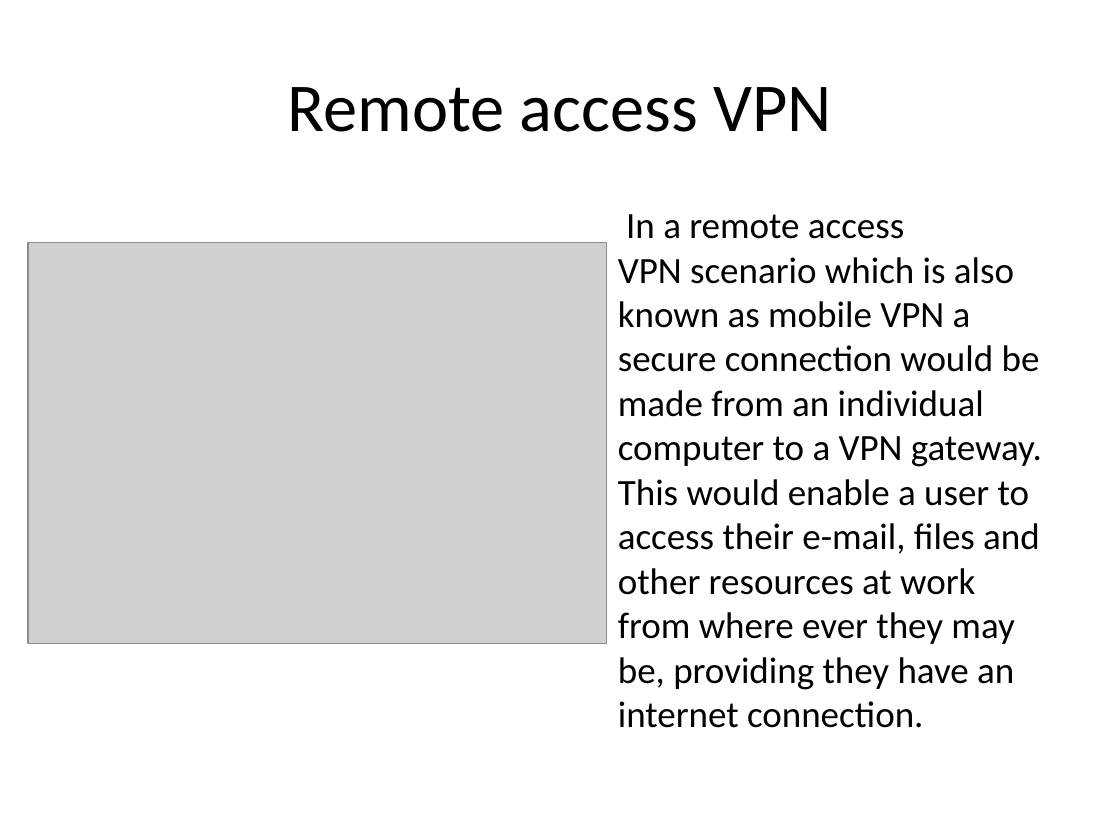
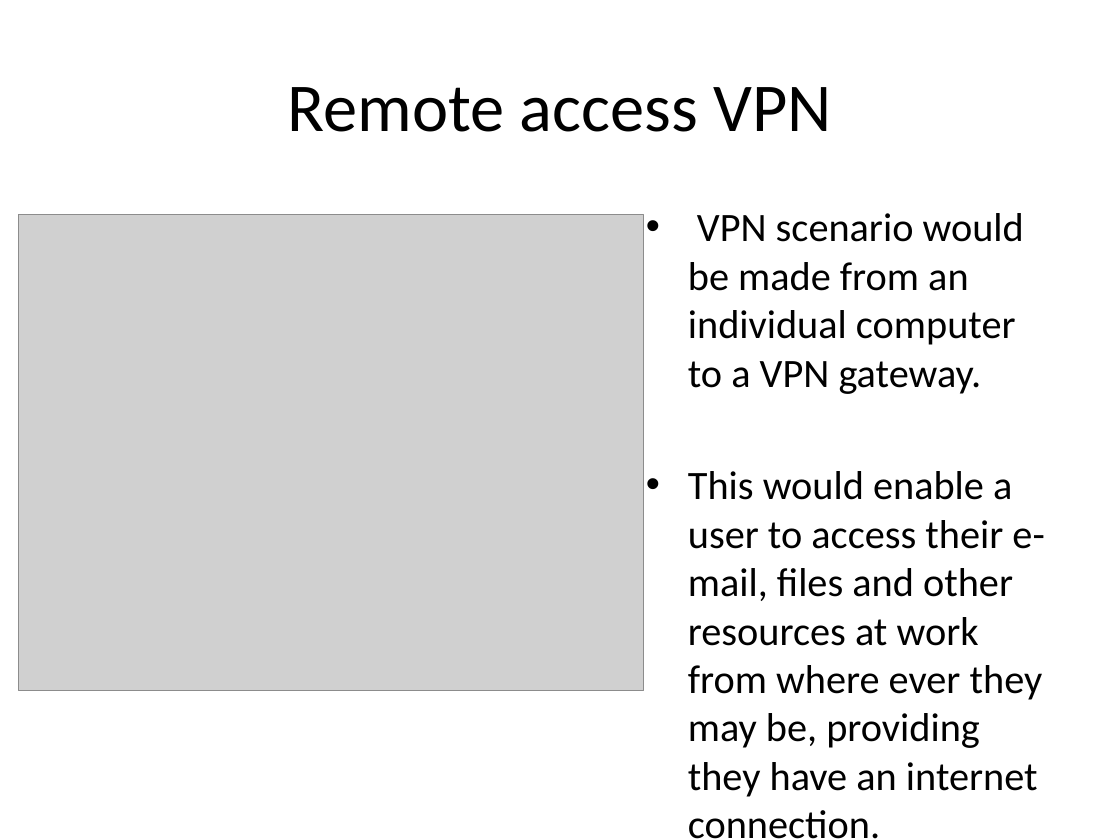
Before and after one commit to congnv8192/virtual-private-network-demo, a slide deck: slide 6 of present/VIRTUAL PRIVATE NETWORKS.pptx. Drawn at 1120x840 pixels with LibreOffice and Linux fonts; fonts in the diff are those of the drawing; grey boxes stand for pictures; background and template pictures are left out. Boxes give left, top, right and bottom in pixels: in the first picture for what was removed or moved away, otherwise in the second. Text is boxed around its words. In the diff, an @@ line names an element or a change of style, - is before the commit and + after.

```diff
--- a/present/VIRTUAL PRIVATE NETWORKS.pptx
+++ b/present/VIRTUAL PRIVATE NETWORKS.pptx
@@ picture: place and size @@
-picture at box(28, 243, 607, 644)
+picture at box(19, 215, 644, 691)
@@ text at box(688, 213, 1044, 839): text changed; size 23.8 to 25.9 pt @@
-In a remote access VPN scenario which is also known as mobile VPN a secure connection would be made from an individual computer to a VPN gateway. This would enable a user to access their e-mail, files and other resources at work from where ever they may be, providing they have an internet connection.
+• VPN scenario would be made from an individual computer to a VPN gateway.
+• This would enable a user to access their e-mail, files and other resources at work from where ever they may be, providing they have an internet connection.
```
Also in this commit, not shown: 9 other slides changed, 11 slides added, 12 other files.
